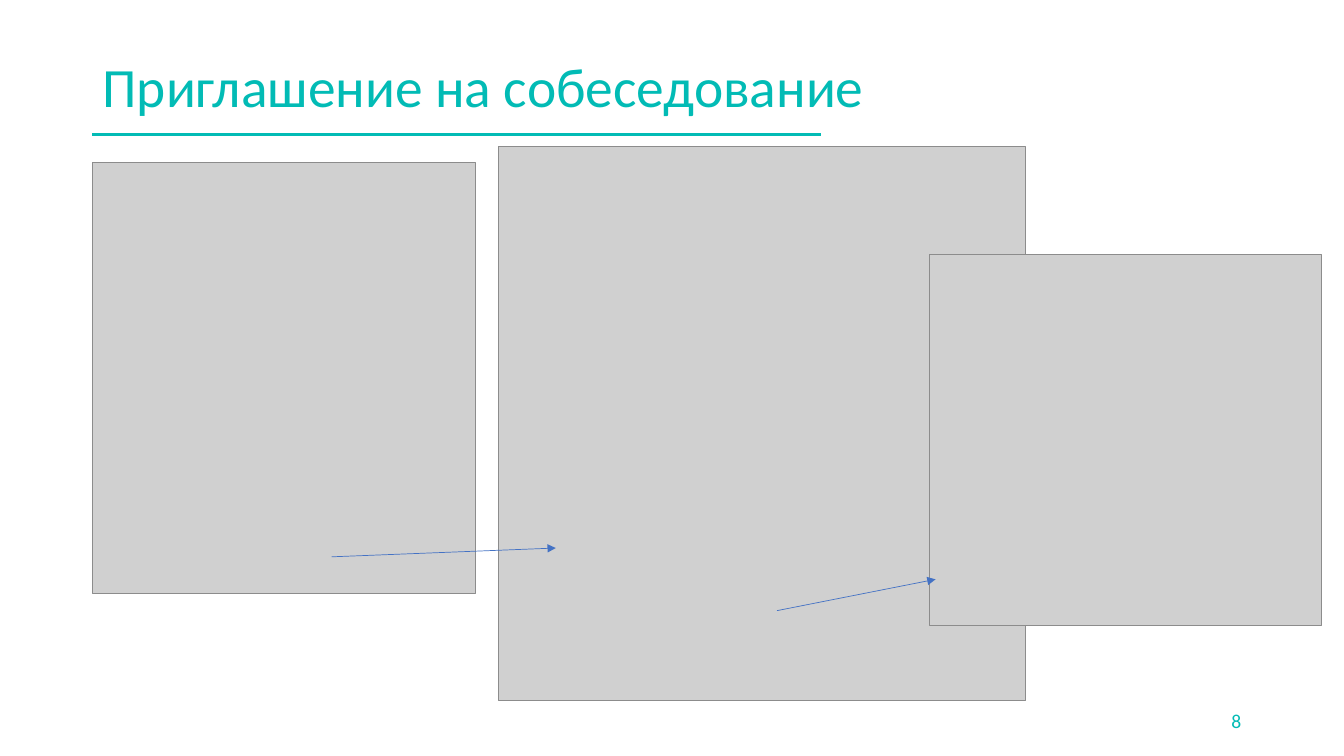
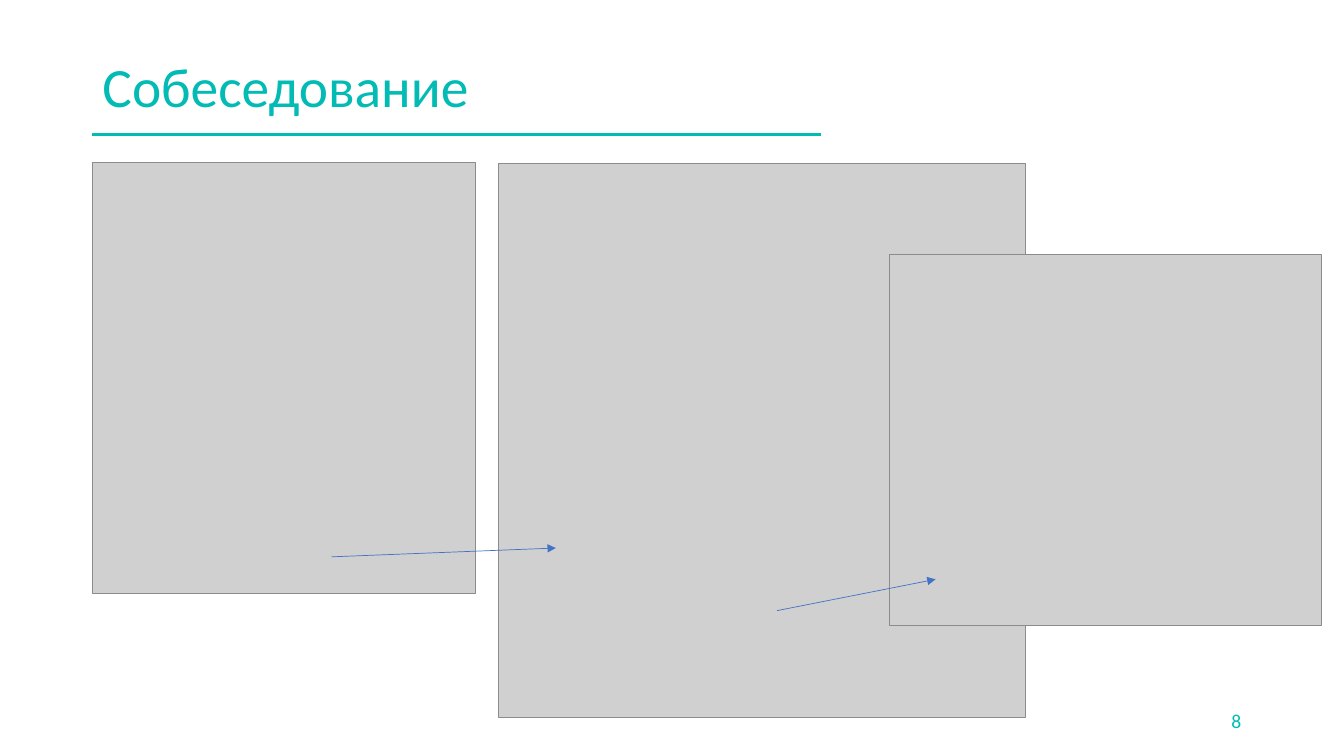
Before and after one commit to atomSkittlesTeam/atomicHunter, a slide deck: slide 8 of AtomicHunterProduct.pptx. Drawn at 1344x756 pixels with LibreOffice and Linux fonts; fonts in the diff are those of the drawing; grey boxes stand for pictures; background and template pictures are left out. Boxes give left, top, right and bottom in pixels: in the first picture for what was removed or moved away, otherwise in the second. Text is boxed around its words. In the diff, an @@ line names an element or a change of style, - is before the commit and + after.

Commit message:
ppt

```diff
--- a/AtomicHunterProduct.pptx
+++ b/AtomicHunterProduct.pptx
@@ title at <box>102,69,468,116</box>: text changed @@
-Приглашение на собеседование
+Собеседование
@@ picture: place and size @@
-picture at <box>499,147,1026,702</box>
+picture at <box>499,163,1026,718</box>
@@ picture: place and size @@
-picture at <box>931,255,1322,625</box>
+picture at <box>890,255,1322,625</box>
```
Also in this commit, not shown: 5 other slides changed, 2 slides added, 1 slide removed.
